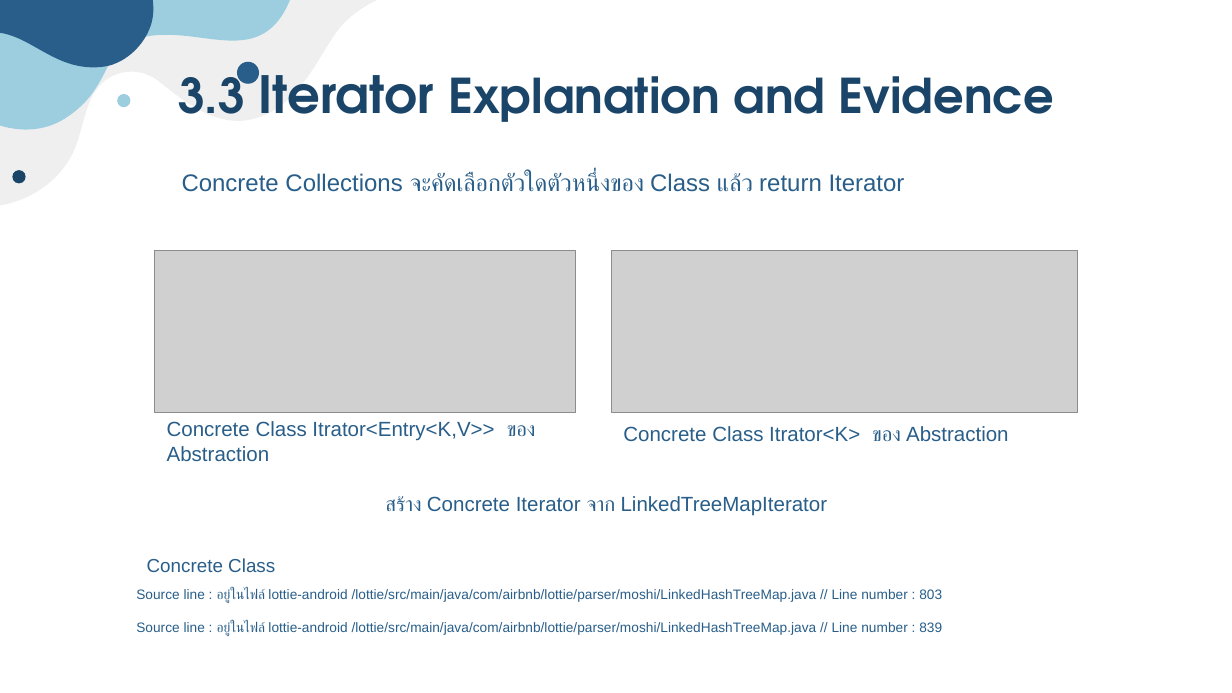
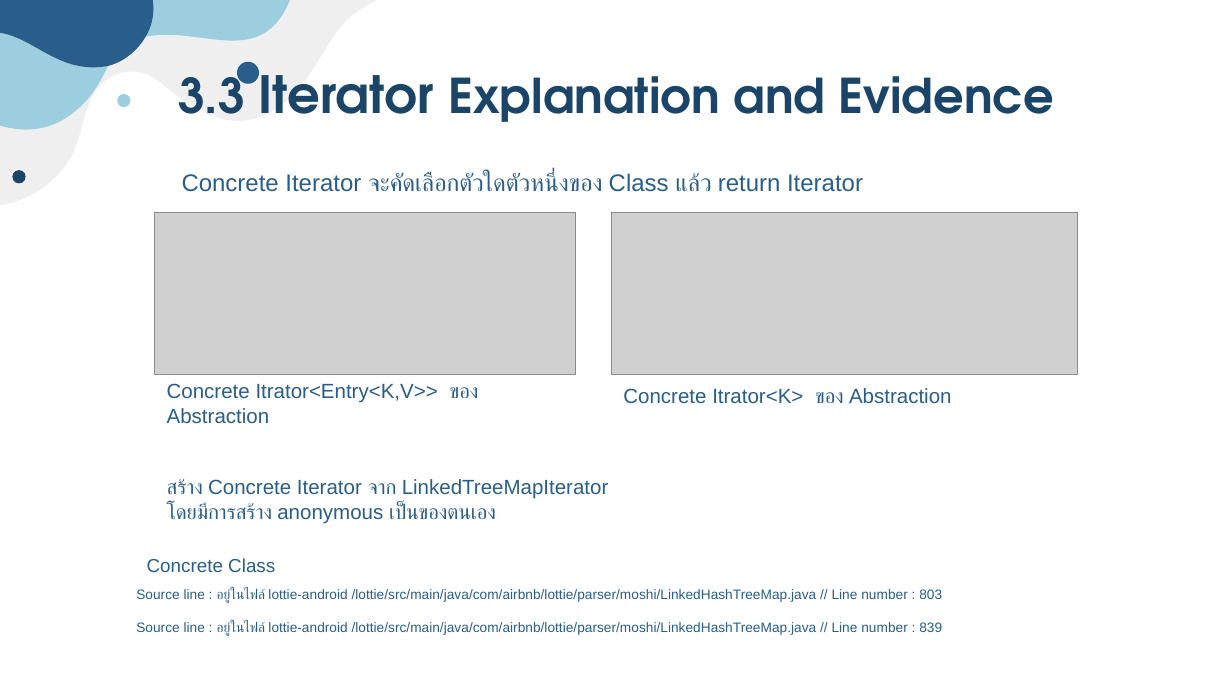
Before and after one commit to ussnllmn/Lottie-Android-SAD, a slide deck: slide 15 of Lottie-present.pptx. Drawn at 1232x693 pixels with LibreOffice and Linux fonts; fonts in the diff are those of the drawing; grey boxes stand for pictures. Boxes give left, top, right and bottom in pixels: in the first picture for what was removed or moved away, otherwise in the second. Text is boxed around its words. In the diff, an @@ line names an element or a change of style, - is before the commit and + after.

```diff
--- a/Lottie-present.pptx
+++ b/Lottie-present.pptx
@@ text at box(182, 172, 863, 192): text changed @@
-Concrete Collections จะคัดเลือกตัวใดตัวหนึ่งของ Class แล้ว return Iterator
+Concrete Iterator จะคัดเลือกตัวใดตัวหนึ่งของ Class แล้ว return Iterator
@@ picture: place and size @@
-picture at box(154, 250, 575, 413)
+picture at box(154, 212, 575, 375)
@@ picture: place and size @@
-picture at box(611, 250, 1078, 413)
+picture at box(611, 212, 1078, 375)
@@ text at box(167, 383, 479, 423): text changed @@
-Concrete Class Itrator<Entry<K,V>> ของ Abstraction
+Concrete Itrator<Entry<K,V>> ของ Abstraction
@@ text at box(623, 388, 952, 403): text changed @@
-Concrete Class Itrator<K> ของ Abstraction
+Concrete Itrator<K> ของ Abstraction
@@ text at box(167, 479, 609, 524): text changed @@
-สร้าง Concrete Iterator จาก LinkedTreeMapIterator
+สร้าง Concrete Iterator จาก LinkedTreeMapIterator โดยมีการสร้าง anonymous เป็นของตนเอง
```
Also in this commit, not shown: 1 other slide changed.
